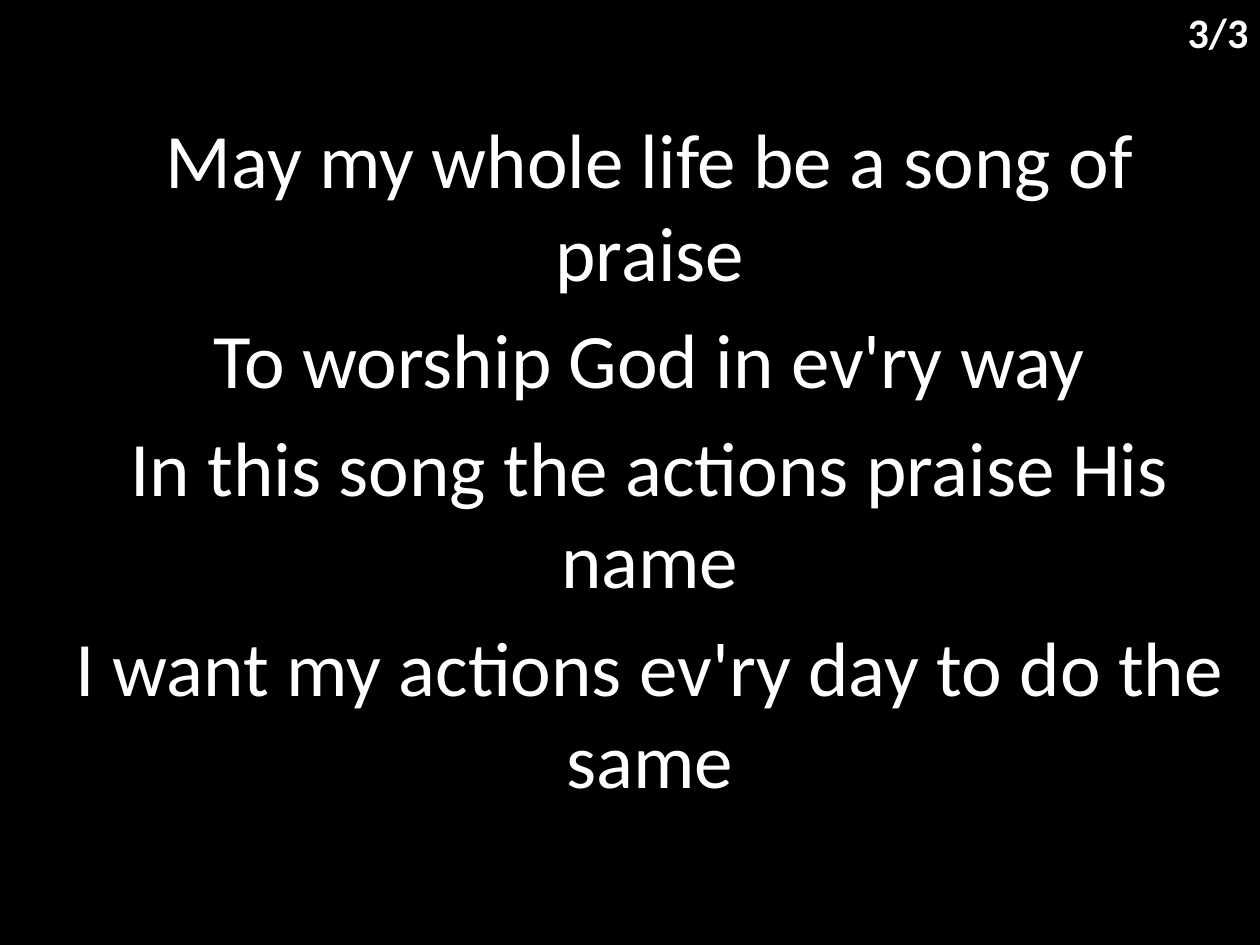
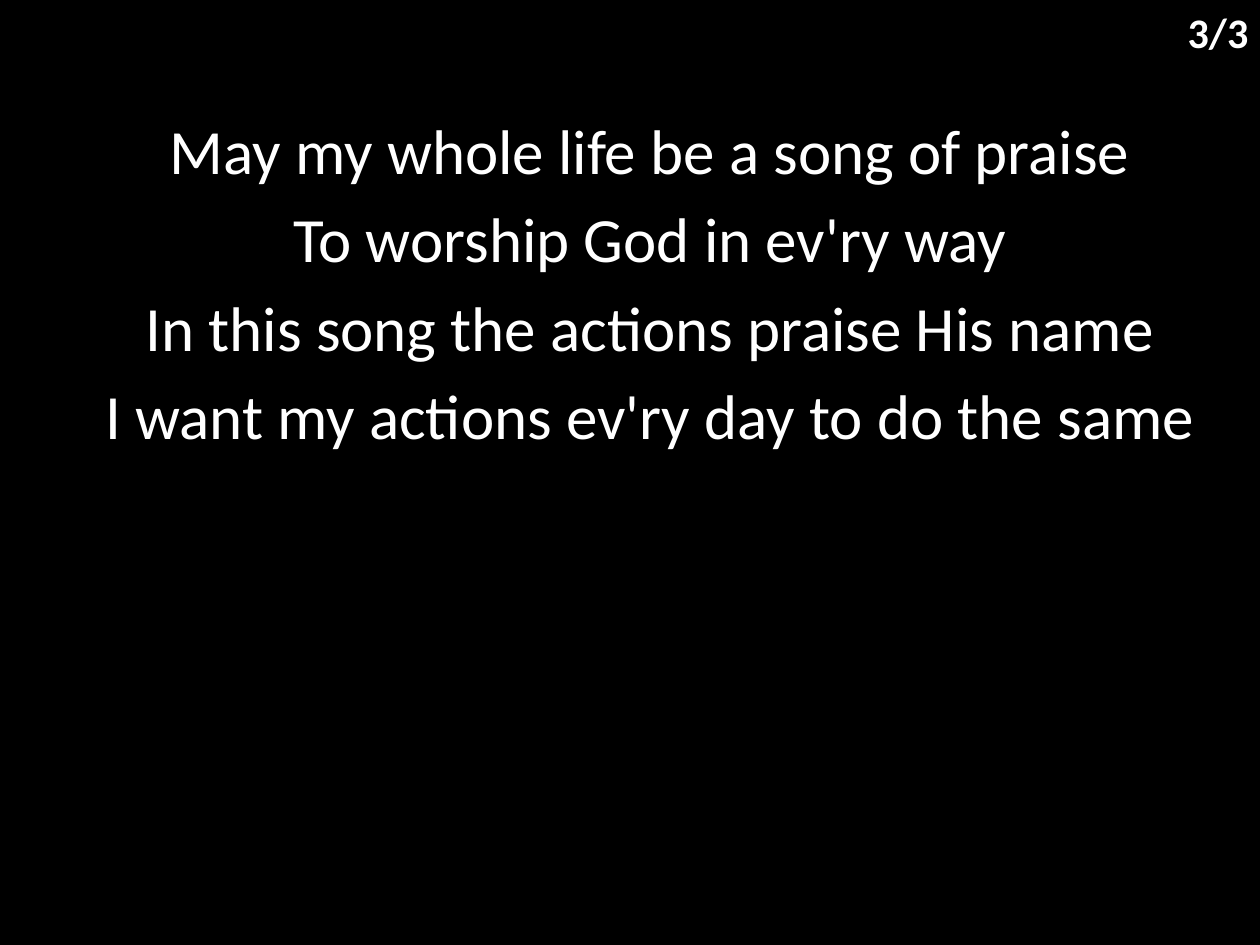
Before and after one commit to hoo-are-ya/worship, a slide deck: slide 4 of docs/songs/i reach up high.pptx. Drawn at 1260x945 pixels with LibreOffice and Linux fonts; fonts in the diff are those of the drawing. Boxes give left, top, right and bottom in pixels: in the first picture for what was removed or moved away, otherwise in the second. Text is boxed around its words. In the diff, an @@ line names an element or a change of style, - is before the commit and + after.

```diff
--- a/docs/songs/i reach up high.pptx
+++ b/docs/songs/i reach up high.pptx
@@ subtitle "May my whole life be ..." at bbox=[105, 130, 1193, 449]: size 44 to 36 pt; less space between paragraphs @@
```
Also in this commit, not shown: 2 other slides changed, 6 other files.
